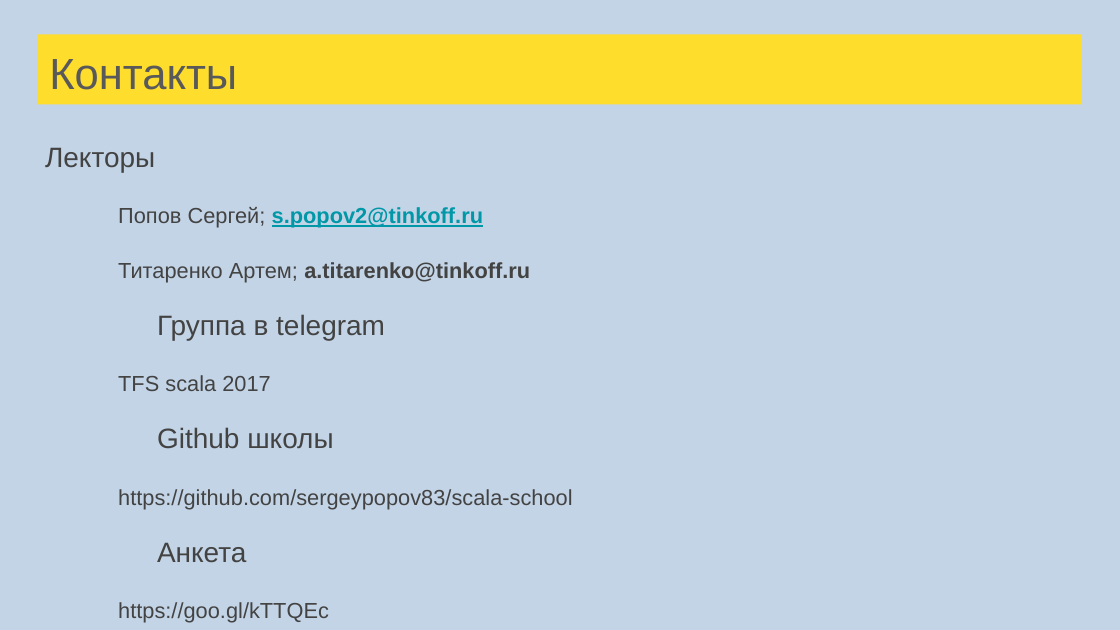
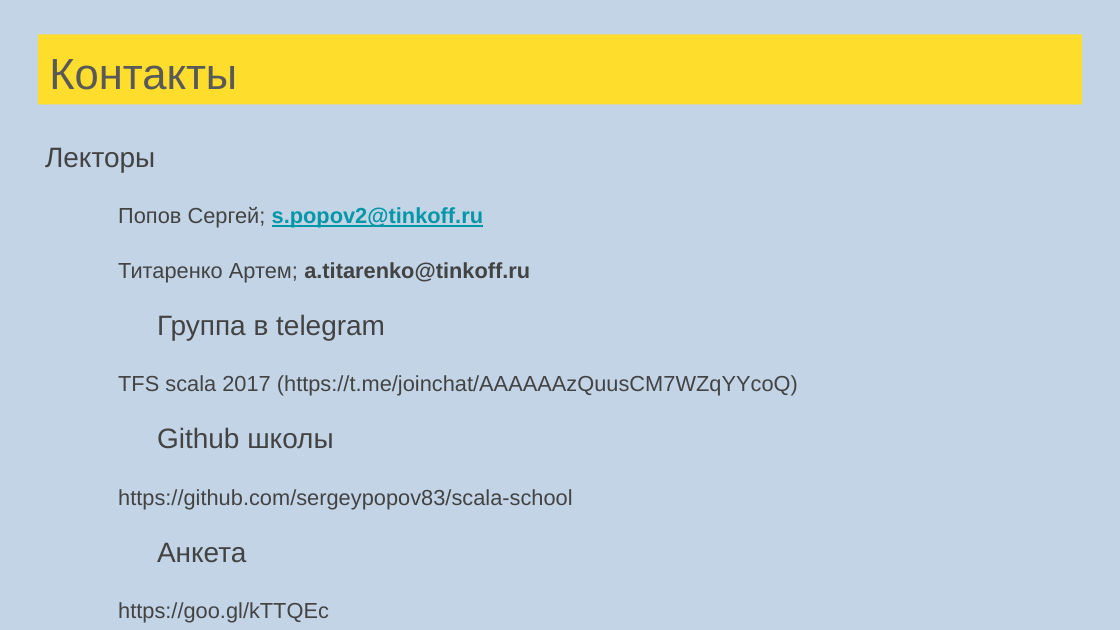
Before and after one commit to sergeypopov83/scala-school, a slide deck: slide 2 of src/main/resources/Лекции Scala для FinTech.pptx. Drawn at 1120x630 pixels with LibreOffice and Linux fonts; fonts in the diff are those of the drawing. Boxes give left, top, right and bottom in pixels: in the first picture for what was removed or moved away, otherwise in the second. Text is boxed around its words. In the diff, an @@ line names an element or a change of style, - is before the commit and + after.

```diff
--- a/src/main/resources/Лекции Scala для FinTech.pptx
+++ b/src/main/resources/Лекции Scala для FinTech.pptx
@@ text at (118, 375, 798, 396): text changed @@
-TFS scala 2017
+TFS scala 2017 (https://t.me/joinchat/AAAAAAzQuusCM7WZqYYcoQ)
```
Also in this commit, not shown: 3 other slides changed, 1 other file.
